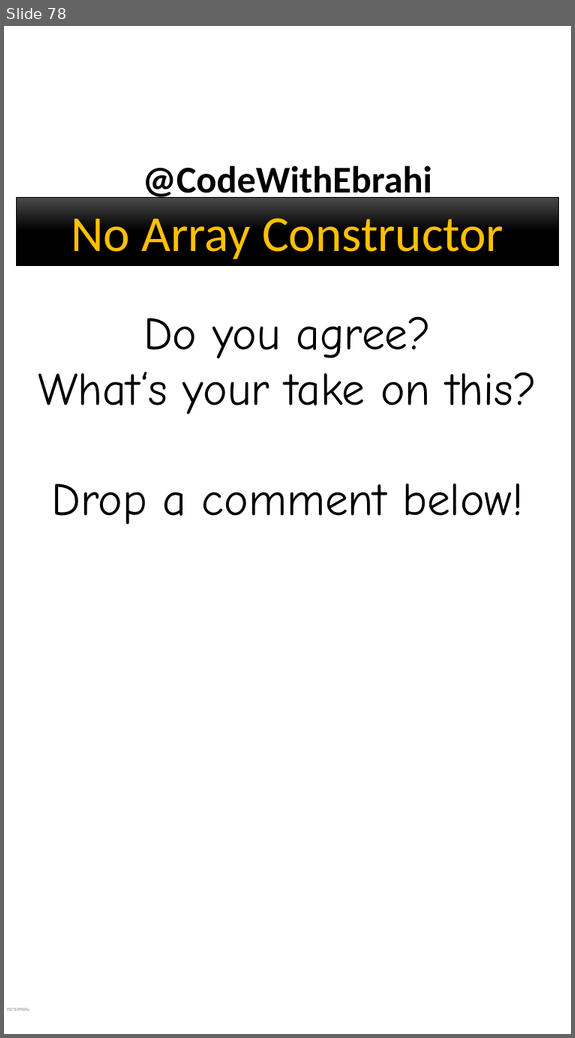
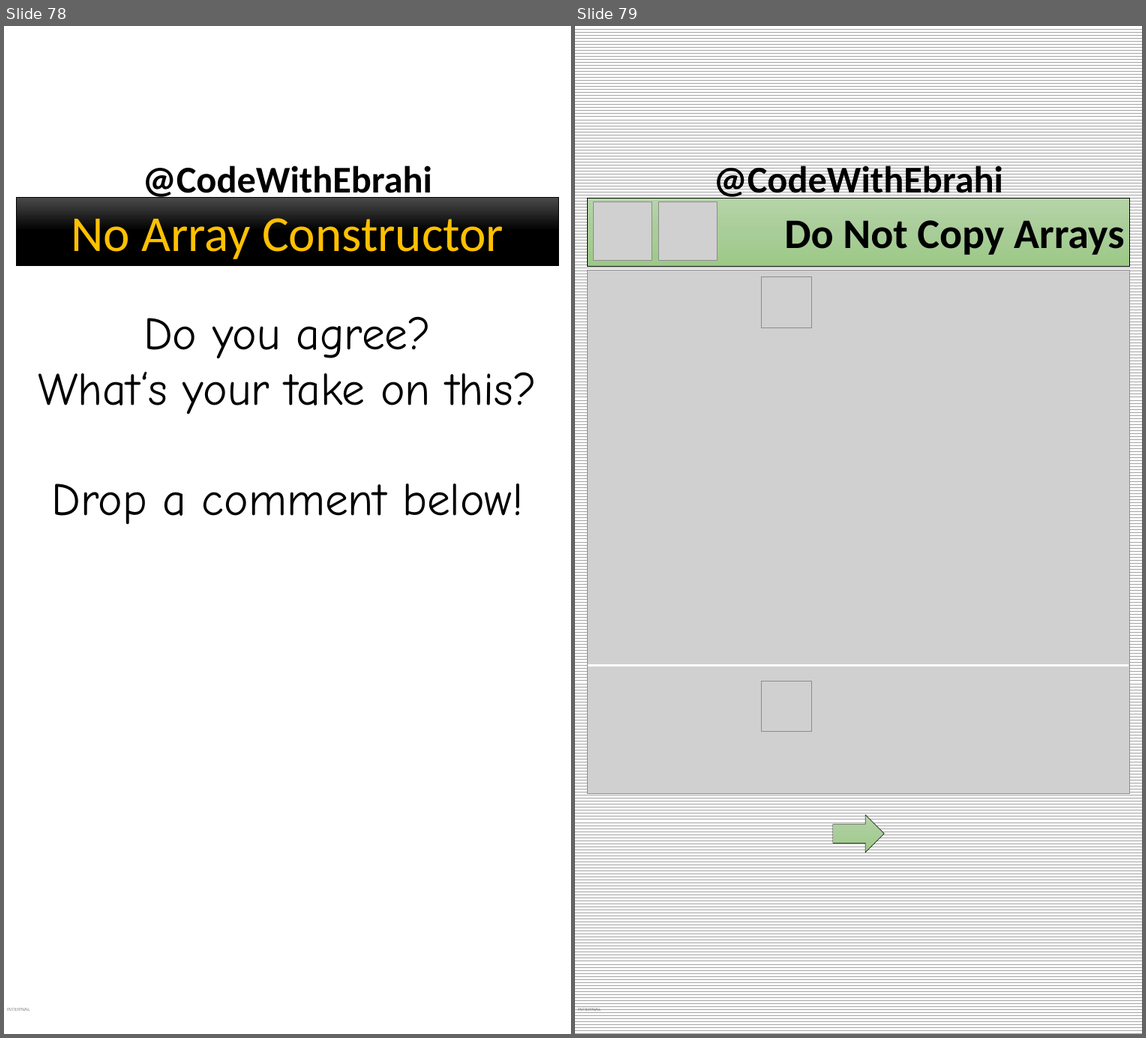
Before and after one commit to ebrahimsalehi1/python_codes, a slide deck: assets/images.pptx. Shown side by side, each under a label of ours: slide 78 before the commit, slides 78 and 79 after it. The pictures are 575x1038 and 1146x1038 pixels, drawn with LibreOffice and Linux fonts; fonts in the diff are those of the drawing; grey boxes stand for pictures; background and template pictures are left out. Boxes give left, top, right and bottom in pixels: in the first picture for what was removed or moved away, otherwise in the second. Text is boxed around its words. In the diff, an @@ line names an element or a change of style, - is before the commit and + after.

Commit message:
feat: added generators+do not copy arrays

```diff
--- a/assets/images.pptx
+++ b/assets/images.pptx
@@ slide 79 added at [575,26,1142,1034], background pattern #A5A5A5 on #FFFFFF; not listed: 2 template elements that a slide beside it also shows @@
@@ rectangle added at [587,198,1129,266], fill gradient #B5D5A7 to #AACE9A to #9CC987, outline #000000 0.5 pt, 60 pt, text #000000, bold @@
+Do Not Copy Arrays
@@ picture added at [594,202,652,260] @@
@@ picture added at [658,202,717,260] @@
@@ picture added at [587,270,1129,793] @@
@@ picture added at [761,277,811,328] @@
@@ line added from (588, 666) to (1129, 666), #FFFFFF 3 pt @@
@@ picture added at [761,682,811,732] @@
@@ right arrow added at [832,815,884,852], fill gradient #B5D5A7 to #AACE9A to #9CC987, outline #000000 0.5 pt @@
```
Also in this commit, not shown: 6 other slides added, 21 other files.
